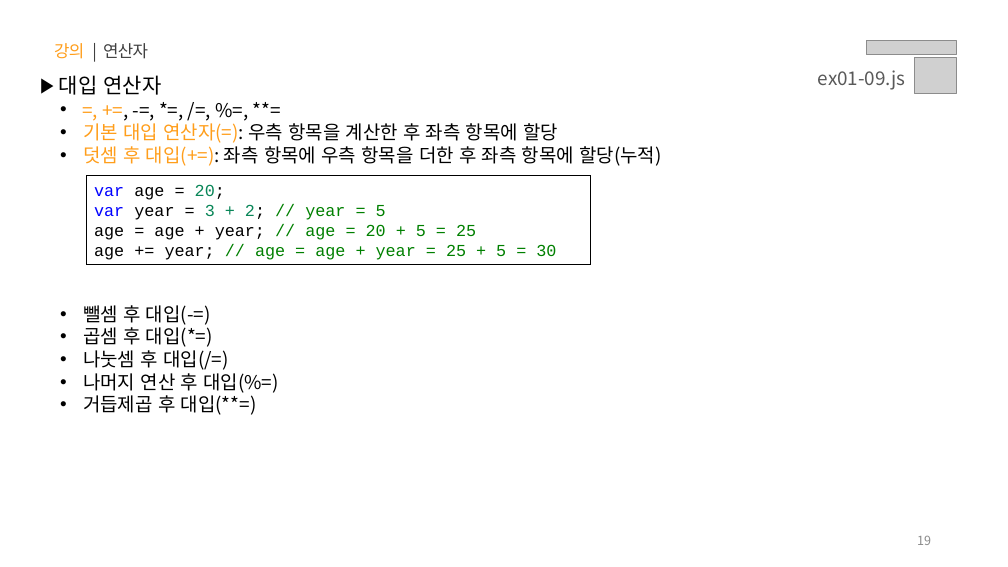
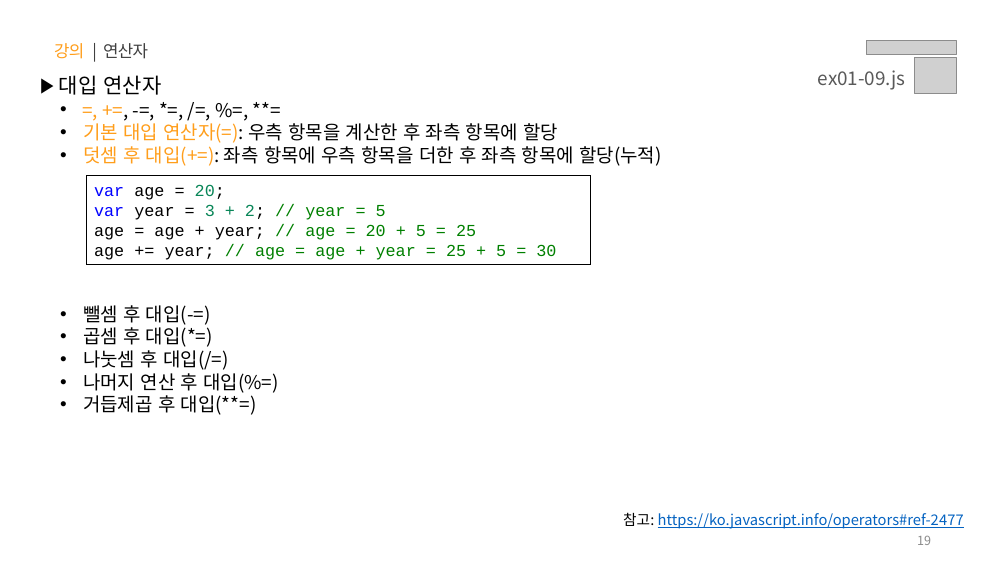
Before and after one commit to yebin-jeong/learn-js, a slide deck: slide 19 of PPT/01.자바스크립트 - 기초 문법.pptx. Drawn at 1008x567 pixels with LibreOffice and Linux fonts; fonts in the diff are those of the drawing; grey boxes stand for pictures. Boxes give left, top, right and bottom in pixels: in the first picture for what was removed or moved away, otherwise in the second. Text is boxed around its words. In the diff, an @@ line names an element or a change of style, - is before the commit and + after.

Commit message:
📝 참고 URL 추가

```diff
--- a/PPT/01.자바스크립트 - 기초 문법.pptx
+++ b/PPT/01.자바스크립트 - 기초 문법.pptx
@@ text added at (x1=623, y1=512, x2=964, y2=529), 14 pt, text #0563C1, underline @@
+참고: https://ko.javascript.info/operators#ref-2477
```
Also in this commit, not shown: 45 other slides changed.
